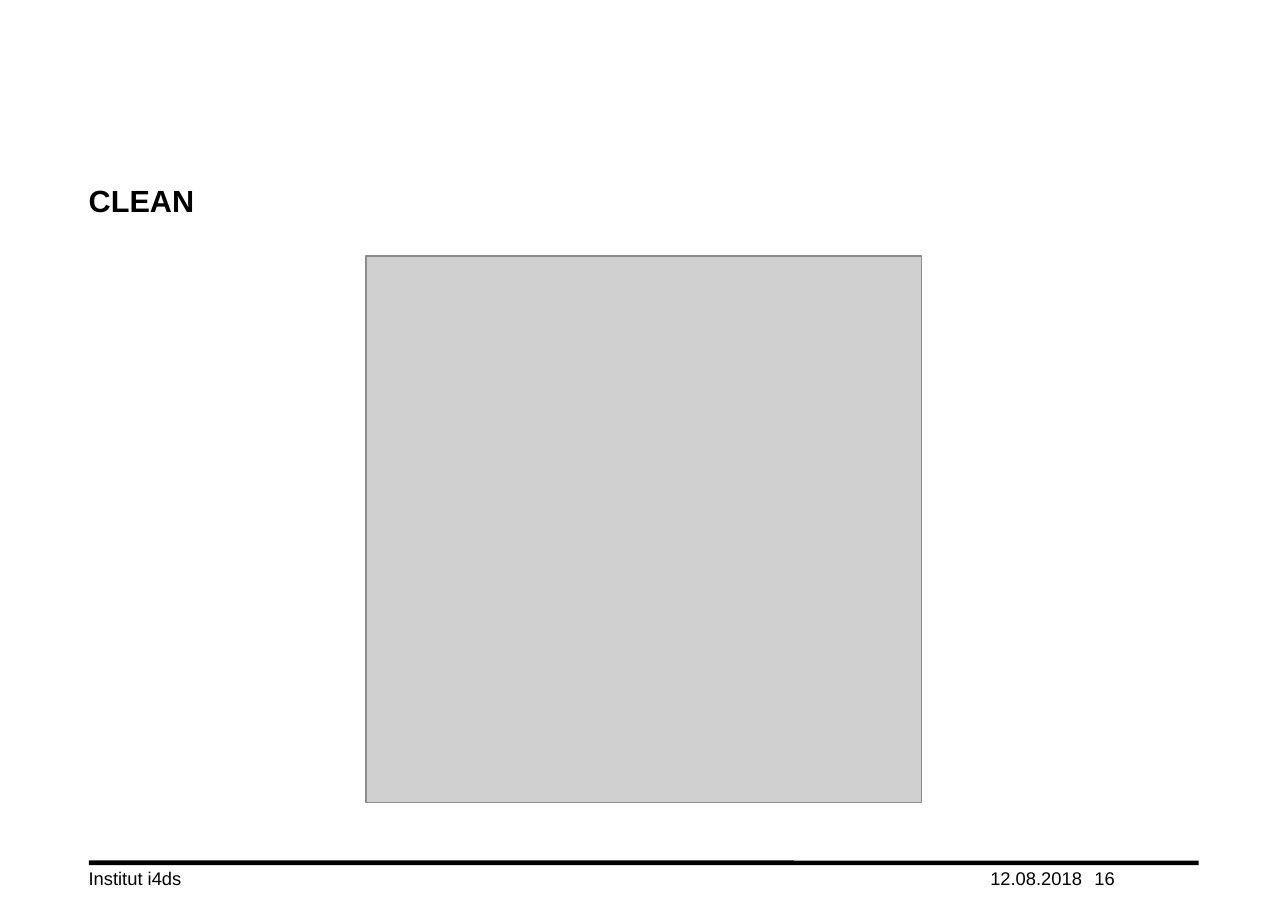
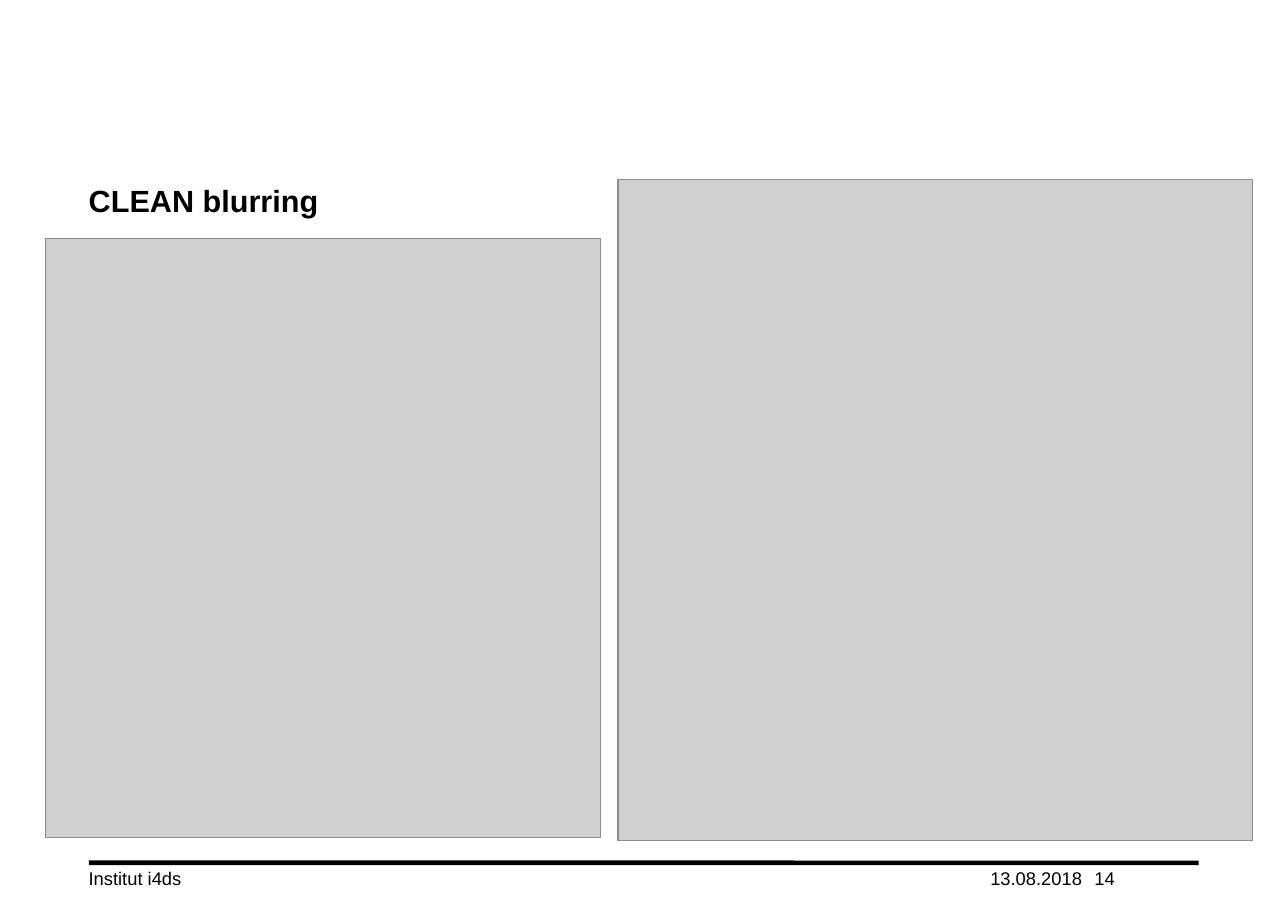
Before and after one commit to lord-blueberry/p7-doc, a slide deck: slide 14 of ppt/praes.pptx (slide 16 before the commit). Drawn at 1288x911 pixels with LibreOffice and Linux fonts; fonts in the diff are those of the drawing; grey boxes stand for pictures; background and template pictures are left out. Boxes give left, top, right and bottom in pixels: in the first picture for what was removed or moved away, otherwise in the second. Text is boxed around its words. In the diff, an @@ line names an element or a change of style, - is before the commit and + after.

```diff
--- a/ppt/praes.pptx
+++ b/ppt/praes.pptx
@@ title at <box>89,189,319,218</box>: text changed @@
-CLEAN
+CLEAN blurring
@@ picture added at <box>618,180,1253,841</box> @@
@@ picture added at <box>45,239,600,837</box> @@
@@ picture removed at <box>366,256,921,802</box> @@
@@ text at <box>990,872,1082,885</box>: text changed @@
-12.08.2018
+13.08.2018
@@ page number at <box>1094,872,1114,885</box>: text changed @@
-16
+14
```
Also in this commit, not shown: 9 other slides changed, 1 slide added, 2 slides removed, 1 other file.
